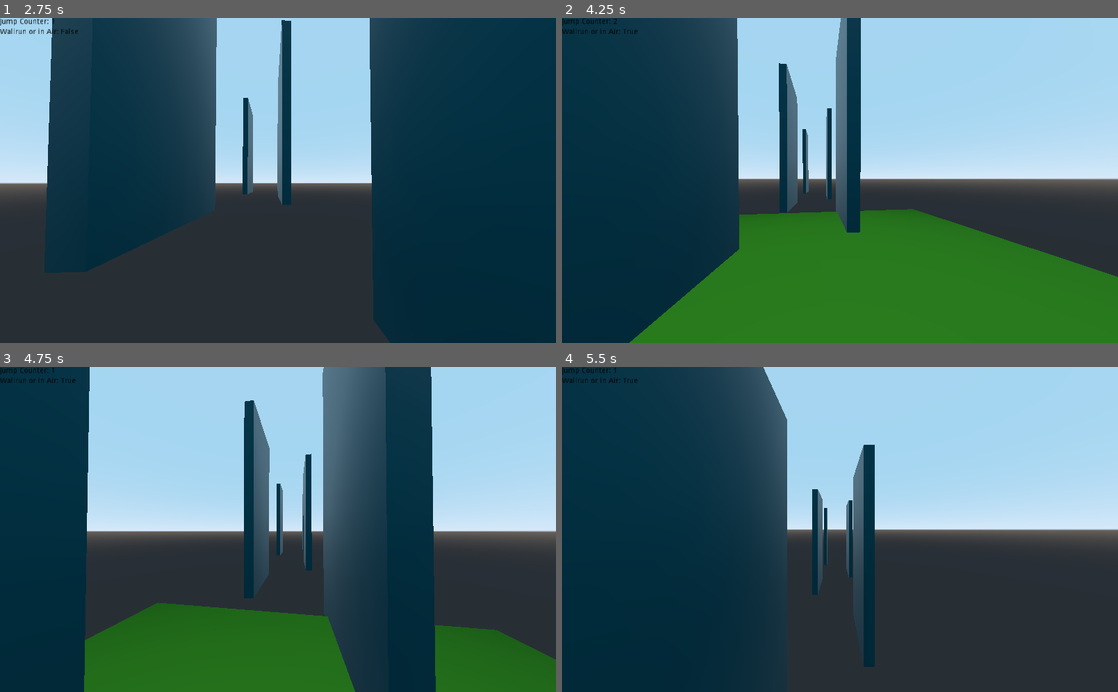
Above: before the commit, frames 1-4 (two rows, left to right).
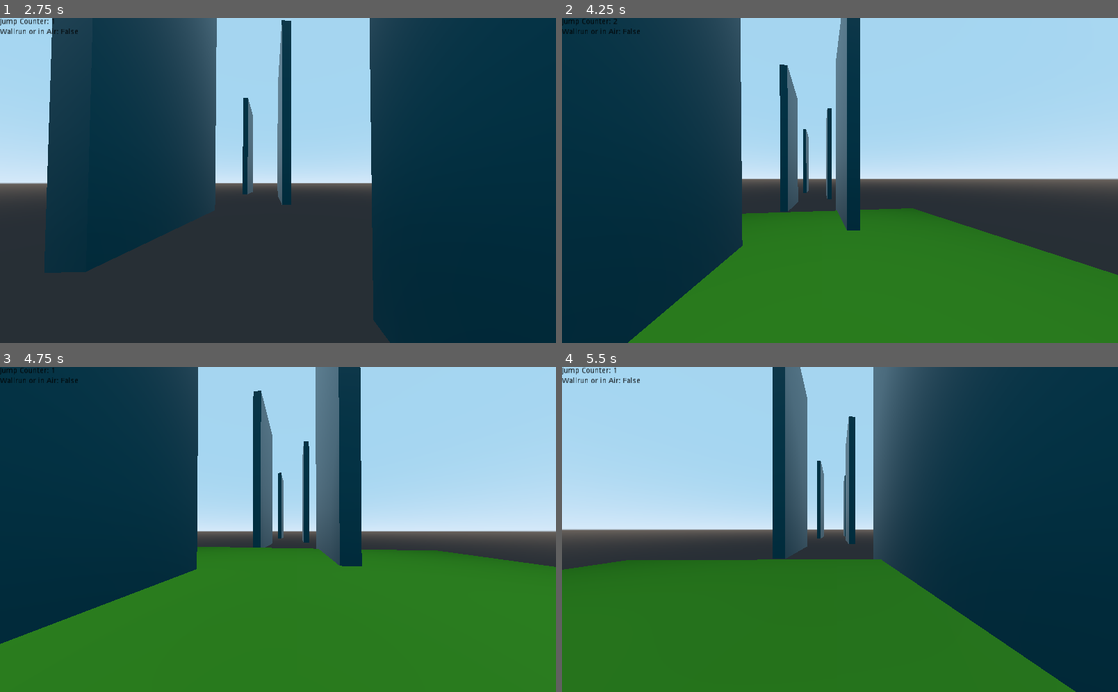
Above: after the commit, the same moments.

Repository: C0D3-M4513R/GhostRunnerEndless
Game: Godot game, scene res://L1.tscn
Two runs of this game, one before a commit and one after it. Both use one fixed random seed, a clock stepped at 60 frames per second and the inputs below.
Inputs (mouse positions are in pixels of both pictures, inside the frame that each line leads up to):
- Up to frame 1 (2.75 s): move the mouse to (305, 180) at 0.52 s; hold W (movement_forward) from 0.53 s (still down); tap Space (movement_jump) at 0.77, 1.52 s; move the mouse to (250, 180) at 1.27 s; move the mouse to (289, 174) at 2.02 s
- Up to frame 2 (4.25 s): keep holding W (movement_forward); move the mouse to (834, 187) at 2.77 s; tap Space (movement_jump) at 3.02, 3.77 s; move the mouse to (878, 183) at 3.52 s; tap R (respawn) at 4.15 s
- Up to frame 3 (4.75 s): keep holding W (movement_forward); move the mouse to (233, 526) at 4.27 s; tap Space (movement_jump) at 4.52 s
- Up to frame 4 (5.5 s): keep holding W (movement_forward); move the mouse to (845, 529) at 5.02 s

Frame 1 is identical in both runs. In frame 2, 0.9% of the frame differs, in the area x 11-100%, y 0-100%; in frame 3, 49%; in frame 4, 94%, in the area x 0-100%, y 0-100%.

Commit message:
Fix HORIZONTAL_SPEED_GROUND

Diff:
--- a/Player.gd
+++ b/Player.gd
@@ -28,7 +28,6 @@
 
 
 #Dynamically changing
-var walkingSpeed:int = 1
 var wallrunOrInAir :bool = false
 var jump_counter:int=0
 var settingsOpen:bool=false
@@ -76,6 +75,7 @@
 func _WallrunEnter():
 	if !WALLRUN_VELY_DEN_ENTER_ONLY_NEG or vel.y<0:
 		vel.y/=WALLRUN_VELY_DEN_ENTER
+	wallrunOrInAir=true
 
 func _physics_process(delta):
 	if FOV != camera.get_fov():
@@ -118,8 +118,6 @@
 	wallrun_processor.apply_wallrun()
 	if is_on_floor():
 		wallrunOrInAir=false
-	elif wallrun_processor.is_Wallrun():
-		wallrunOrInAir=true
 	#else stay, so we get the desired effect, that this var is false, when we jumped from the ground,
 	#but true, when we leaped off of a wall
 
@@ -134,10 +132,6 @@
 
 	# ----------------------------------
 	# Walking
-	if wallrunOrInAir:
-		walkingSpeed = HORIZONTAL_SPEED_WALLRUN
-	elif is_on_floor():
-		walkingSpeed = HORIZONTAL_SPEED_GROUND
 
 	dir = Vector3()
 	var cam_xform := camera.get_global_transform()
@@ -145,13 +139,13 @@
 	var input_movement_vector := Vector2()
 
 	if Input.is_action_pressed("movement_forward"):
-		input_movement_vector.y += walkingSpeed
+		input_movement_vector.y += 1
 	if Input.is_action_pressed("movement_backward"):
-		input_movement_vector.y -= walkingSpeed
+		input_movement_vector.y -= 1
 	if Input.is_action_pressed("movement_left"):
-		input_movement_vector.x -= walkingSpeed
+		input_movement_vector.x -= 1
 	if Input.is_action_pressed("movement_right"):
-		input_movement_vector.x += walkingSpeed
+		input_movement_vector.x += 1
 
 	input_movement_vector = input_movement_vector.normalized()
 
@@ -167,10 +161,12 @@
 	#This piece of code is there to slow things down, if the Player is Wallrunning,
 	# so the Player actually gets something from wallrunning
 	var grav:float=delta * GRAVITY
-	if wallrunOrInAir:
+	if wallrunOrInAir and wallrun_processor.is_Wallrun():
+		grav/=WALLRUN_DEN_ON_WALLRUN
+	elif wallrunOrInAir and !wallrun_processor.is_Wallrun():
 		grav/=WALLRUN_DEN
-		if wallrun_processor.is_Wallrun():
-			grav/=WALLRUN_DEN_ON_WALLRUN
+
+
 
 	vel.y+=grav
 
@@ -181,6 +177,8 @@
 	target *= MAX_SPEED
 	if wallrunOrInAir:
 		target*=HORIZONTAL_SPEED_WALLRUN
+	elif is_on_floor():
+		target*=HORIZONTAL_SPEED_GROUND
 
 	var accel:int
 	if dir.dot(hvel) > 0:
@@ -206,4 +204,3 @@
 	jump_counter=1
 	wallrunOrInAir=false
 	vel=Vector3(0,0,0)
-	walkingSpeed=HORIZONTAL_SPEED_GROUND
